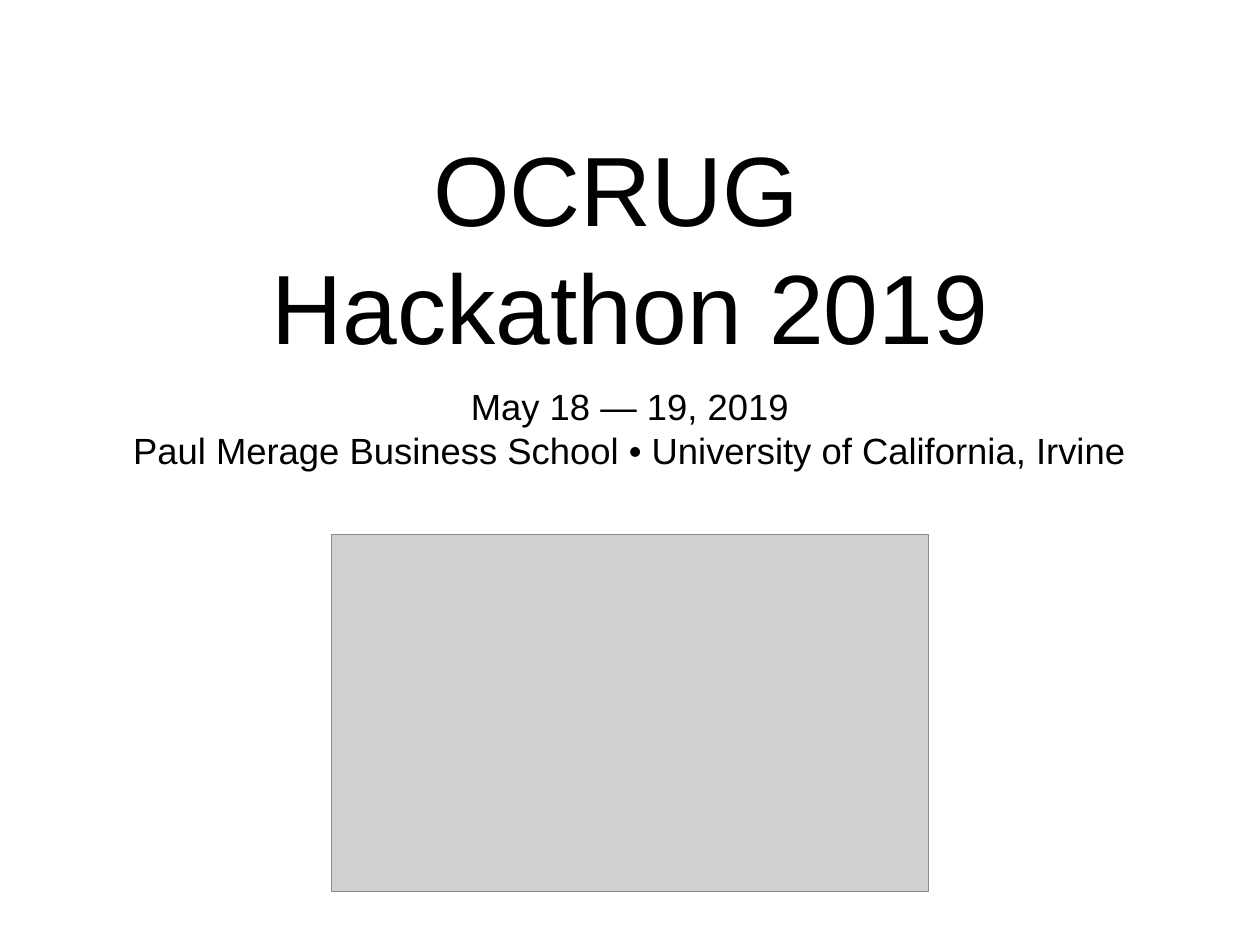
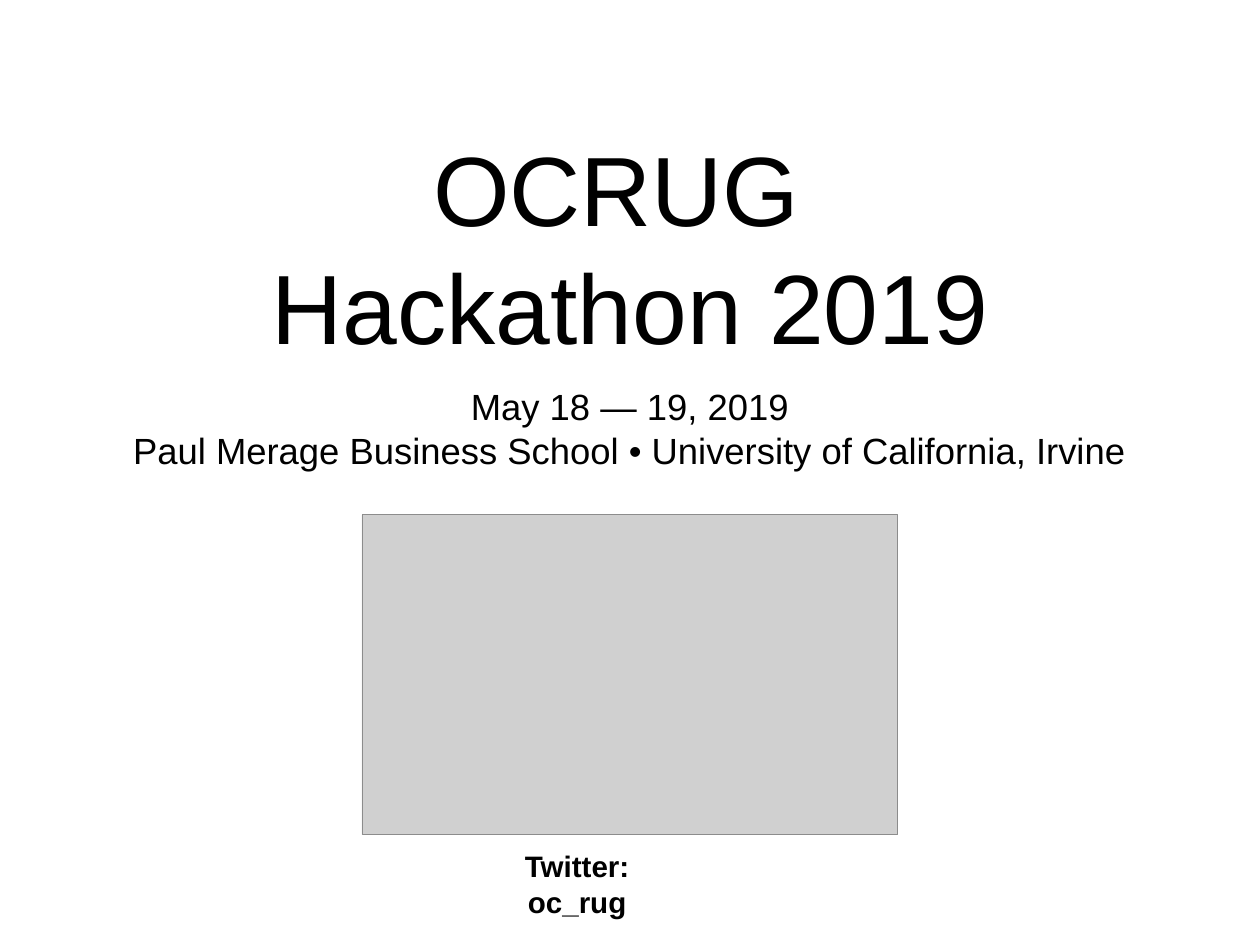
Before and after one commit to socalrug/hackathon-2019-05, a slide deck: slide 1 of admin/intro_slides/hackathon_intro_slides.pptx. Drawn at 1260x945 pixels with LibreOffice and Linux fonts; fonts in the diff are those of the drawing; grey boxes stand for pictures. Boxes give left, top, right and bottom in pixels: in the first picture for what was removed or moved away, otherwise in the second. Text is boxed around its words. In the diff, an @@ line names an element or a change of style, - is before the commit and + after.

```diff
--- a/admin/intro_slides/hackathon_intro_slides.pptx
+++ b/admin/intro_slides/hackathon_intro_slides.pptx
@@ picture: place and size @@
-picture at (331,534,929,891)
+picture at (362,515,898,835)
@@ text added at (525,855,629,918), 24 pt, text #000000, bold @@
+Twitter: oc_rug
```
Also in this commit, not shown: 4 other slides changed, 4 slides added, 1 slide removed, 2 other files.
